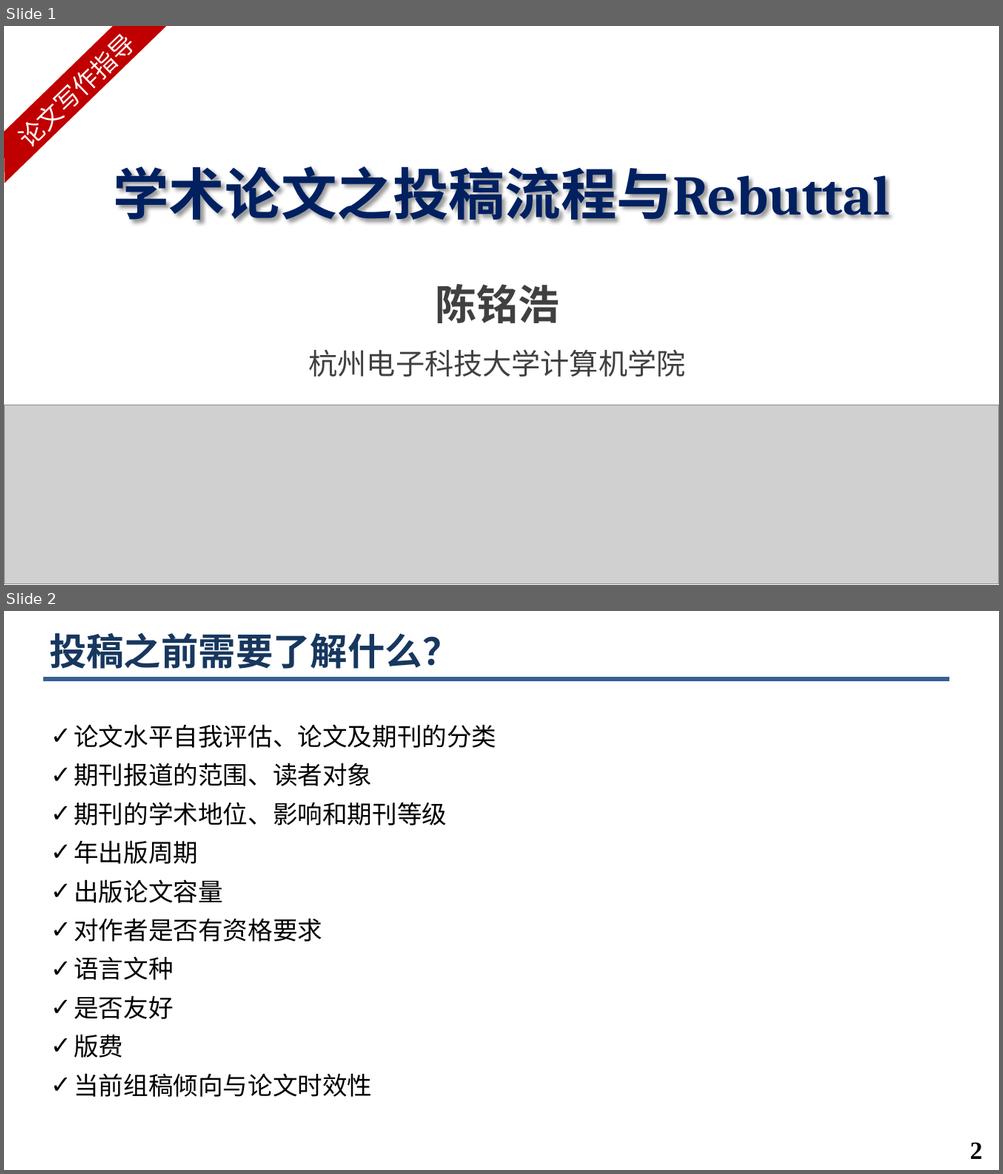
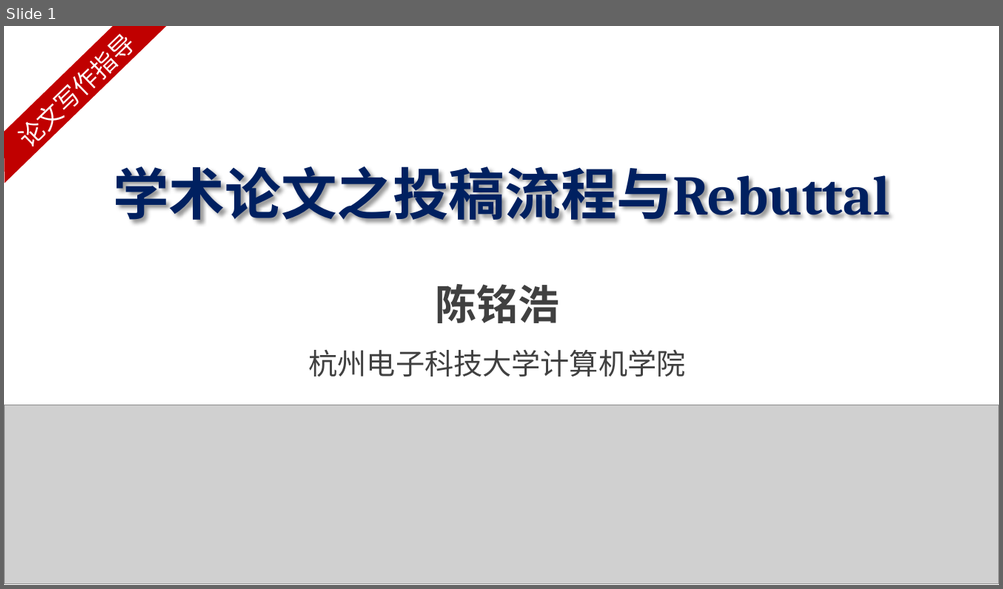
Before and after one commit to minghchen/cs_research_guide, a slide deck: hdu_course_ppt/第5讲. 论文投稿与Rebuttal.pptx. Shown one above the other, each under a label of ours: slides 1 and 2 before the commit, slide 1 after it. The pictures are 1003x1174 and 1003x589 pixels, drawn with LibreOffice and Linux fonts; fonts in the diff are those of the drawing; grey boxes stand for pictures; background and template pictures are left out. Boxes give left, top, right and bottom in pixels: in the first picture for what was removed or moved away, otherwise in the second. Text is boxed around its words. In the diff, an @@ line names an element or a change of style, - is before the commit and + after.

```diff
--- a/hdu_course_ppt/第5讲. 论文投稿与Rebuttal.pptx
+++ b/hdu_course_ppt/第5讲. 论文投稿与Rebuttal.pptx
@@ slide 2 removed at (4, 611, 999, 1170), background #FFFFFF @@
@@ title removed at (49, 633, 459, 669) @@
-投稿之前需要了解什么？
@@ line removed from (42, 680) to (949, 680) @@
@@ text removed at (74, 724, 496, 1097) @@
-✓ 论文水平自我评估、论文及期刊的分类
-✓ 期刊报道的范围、读者对象
-✓ 期刊的学术地位、影响和期刊等级
-✓ 年出版周期
-✓ 出版论文容量
-✓ 对作者是否有资格要求
-✓ 语言文种
-✓ 是否友好
-✓ 版费
-✓ 当前组稿倾向与论文时效性
@@ page number removed at (970, 1142, 982, 1159) @@
-2
```
Also in this commit, not shown: 5 slides changed, 24 slides added, 1 other slide removed, 2 other files.
